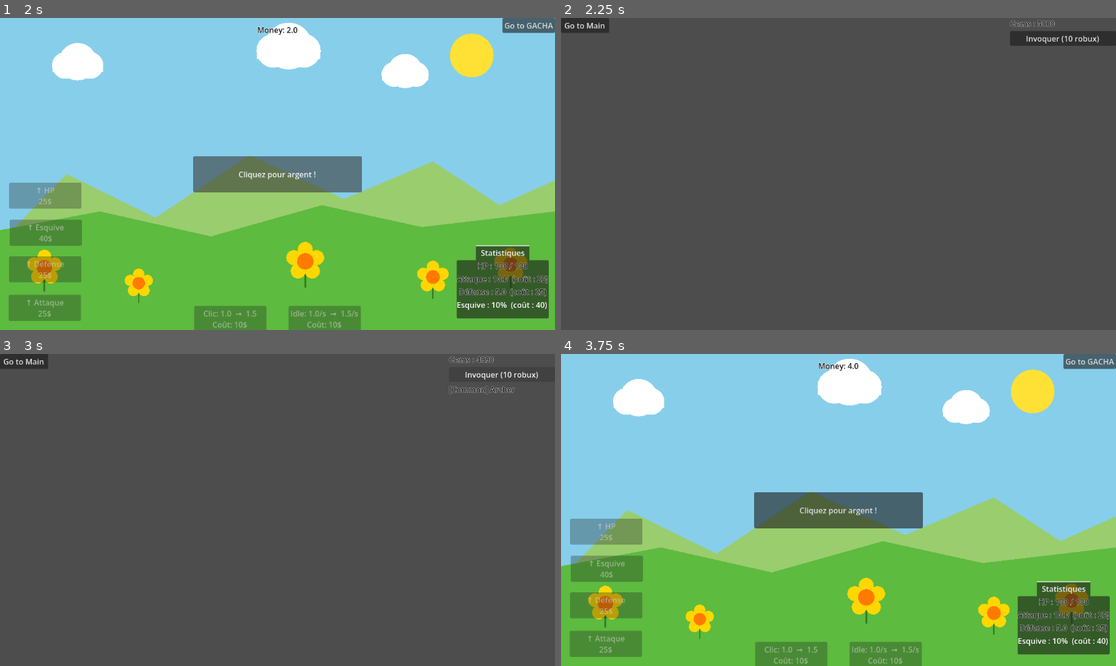
Above: before the commit, frames 1-4 (two rows, left to right).
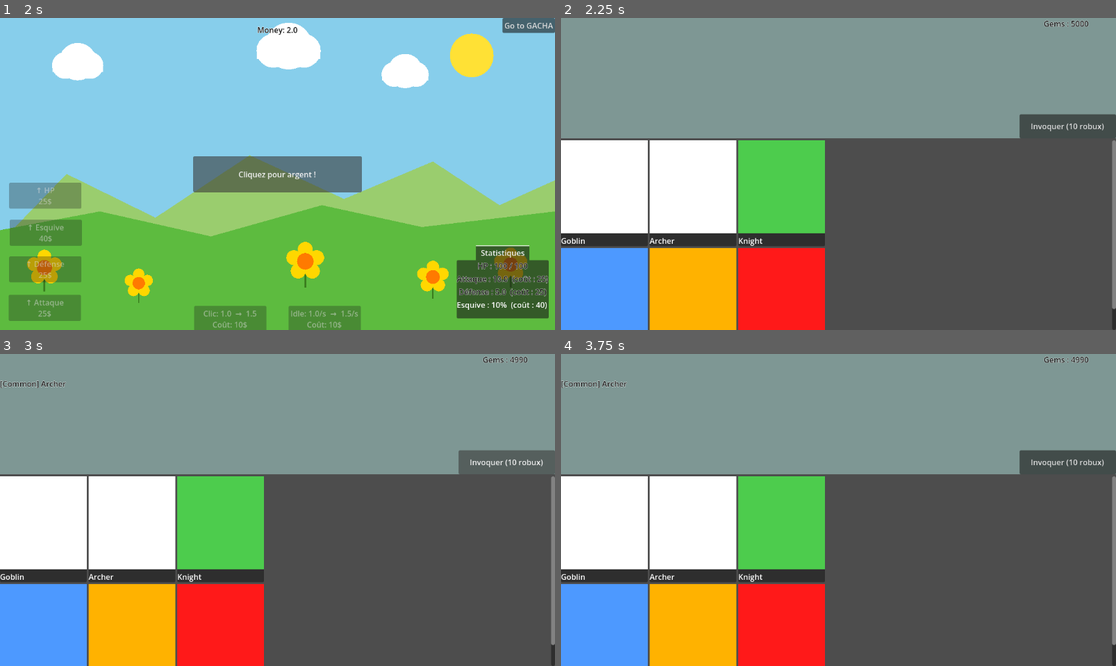
Above: after the commit, the same moments.

Repository: XeyNox/Snakdle
Game: Godot game, scene res://Scenes/TitleScreen.tscn
The game is run twice, just before and just after one commit, with the same random seed, the same clock (stepped at 60 frames per second) and the same inputs.
Inputs:
- Up to frame 1 (2 s): click "Jouer" at 0.5 s; click "Cliquez pour argent !" at 1.25 s
- Up to frame 2 (2.25 s): click "Go to GACHA" at 2 s
- Up to frame 3 (3 s): click "Invoquer (10 robux)" at 2.75 s
- Up to frame 4 (3.75 s): click "Go to Main" at 3.5 s

Frame 1 is identical in both runs. In frame 2, 66% of the frame differs, in the area x 0-100%, y 0-100%; in frame 3, 66%; in frame 4, 99%.

Commit message:
Ajout des cards, et gacha pull screen

Diff:
--- a/Scenes/GachaUI.tscn
+++ b/Scenes/GachaUI.tscn
@@ -1,7 +1,7 @@
 [gd_scene format=3 uid="uid://bctnubdqk1sl0"]
 
 [ext_resource type="Script" uid="uid://cdtxvk1sttfy5" path="res://Scripts/gacha_ui.gd" id="1_8kui5"]
-[ext_resource type="Script" uid="uid://de7vgahihnub3" path="res://Scenes/go_to_main.gd" id="2_xwc5u"]
+[ext_resource type="Script" uid="uid://de7vgahihnub3" path="res://Scripts/go_to_main.gd" id="2_xwc5u"]
 
 [node name="GachaUi" type="Control" unique_id=627056621]
 layout_mode = 3
@@ -23,34 +23,68 @@
 
 [node name="VBoxContainer" type="VBoxContainer" parent="." unique_id=606243086]
 layout_mode = 1
+anchors_preset = 15
+anchor_right = 1.0
+anchor_bottom = 1.0
+grow_horizontal = 2
+grow_vertical = 2
+
+[node name="ColorRect" type="ColorRect" parent="VBoxContainer" unique_id=1010270180]
+custom_minimum_size = Vector2(0, 250)
+layout_mode = 2
+size_flags_vertical = 0
+color = Color(0.4949177, 0.5912578, 0.5783053, 1)
+
+[node name="GemsLabel" type="Label" parent="VBoxContainer/ColorRect" unique_id=234113938]
+custom_minimum_size = Vector2(150, 35)
+layout_mode = 1
 anchors_preset = 1
 anchor_left = 1.0
 anchor_right = 1.0
-offset_left = -220.0
-offset_bottom = 130.0
+offset_left = -150.0
+offset_bottom = 35.0
 grow_horizontal = 0
-
-[node name="GemsLabel" type="Label" parent="VBoxContainer" unique_id=234113938]
-layout_mode = 2
+size_flags_horizontal = 8
 theme_override_colors/font_color = Color(0.1, 0.1, 0.1, 1)
 theme_override_colors/font_outline_color = Color(1, 1, 1, 1)
 theme_override_constants/outline_size = 2
 
-[node name="PullButton" type="Button" parent="VBoxContainer" unique_id=1979524365]
-layout_mode = 2
-text = "Invoquer (10 robux)"
-
-[node name="ResultLabel" type="Label" parent="VBoxContainer" unique_id=2144512603]
-layout_mode = 2
+[node name="ResultLabel" type="Label" parent="VBoxContainer/ColorRect" unique_id=2144512603]
+custom_minimum_size = Vector2(0, 150)
+layout_mode = 1
+anchors_preset = 14
+anchor_top = 0.5
+anchor_right = 1.0
+anchor_bottom = 0.5
+offset_top = -11.5
+offset_bottom = 11.5
+grow_horizontal = 2
+grow_vertical = 2
 theme_override_colors/font_color = Color(0.1, 0.1, 0.1, 1)
 theme_override_colors/font_outline_color = Color(1, 1, 1, 1)
 theme_override_constants/outline_size = 2
 
+[node name="PullButton" type="Button" parent="VBoxContainer/ColorRect" unique_id=1979524365]
+custom_minimum_size = Vector2(200, 50)
+layout_mode = 1
+anchors_preset = 3
+anchor_left = 1.0
+anchor_top = 1.0
+anchor_right = 1.0
+anchor_bottom = 1.0
+offset_left = -200.0
+offset_top = -50.0
+grow_horizontal = 0
+grow_vertical = 0
+size_flags_horizontal = 8
+text = "Invoquer (10 robux)"
+
 [node name="ScrollContainer" type="ScrollContainer" parent="VBoxContainer" unique_id=231507619]
 layout_mode = 2
+size_flags_vertical = 3
 
 [node name="GridContainer" type="GridContainer" parent="VBoxContainer/ScrollContainer" unique_id=1682368820]
 layout_mode = 2
 columns = 3
 
-[connection signal="pressed" from="VBoxContainer/PullButton" to="." method="_on_pull_button_pressed"]
+[connection signal="pressed" from="VBoxContainer/ColorRect/PullButton" to="." method="_on_pull_button_pressed"]
--- a/Scripts/gacha_ui.gd
+++ b/Scripts/gacha_ui.gd
@@ -1,8 +1,8 @@
 extends Control
 
-@onready var gems_label = $VBoxContainer/GemsLabel
-@onready var pull_button = $VBoxContainer/PullButton
-@onready var result_label = $VBoxContainer/ResultLabel
+@onready var gems_label = $VBoxContainer/ColorRect/GemsLabel
+@onready var pull_button = $VBoxContainer/ColorRect/PullButton
+@onready var result_label = $VBoxContainer/ColorRect/ResultLabel
 @onready var grid = $VBoxContainer/ScrollContainer/GridContainer
 
 const SkinCard = preload("res://Scenes/SkinCard.tscn")
Renamed: Scenes/go_to_main.gd -> Scripts/go_to_main.gd
Renamed: Scenes/go_to_main.gd.uid -> Scripts/go_to_main.gd.uid
